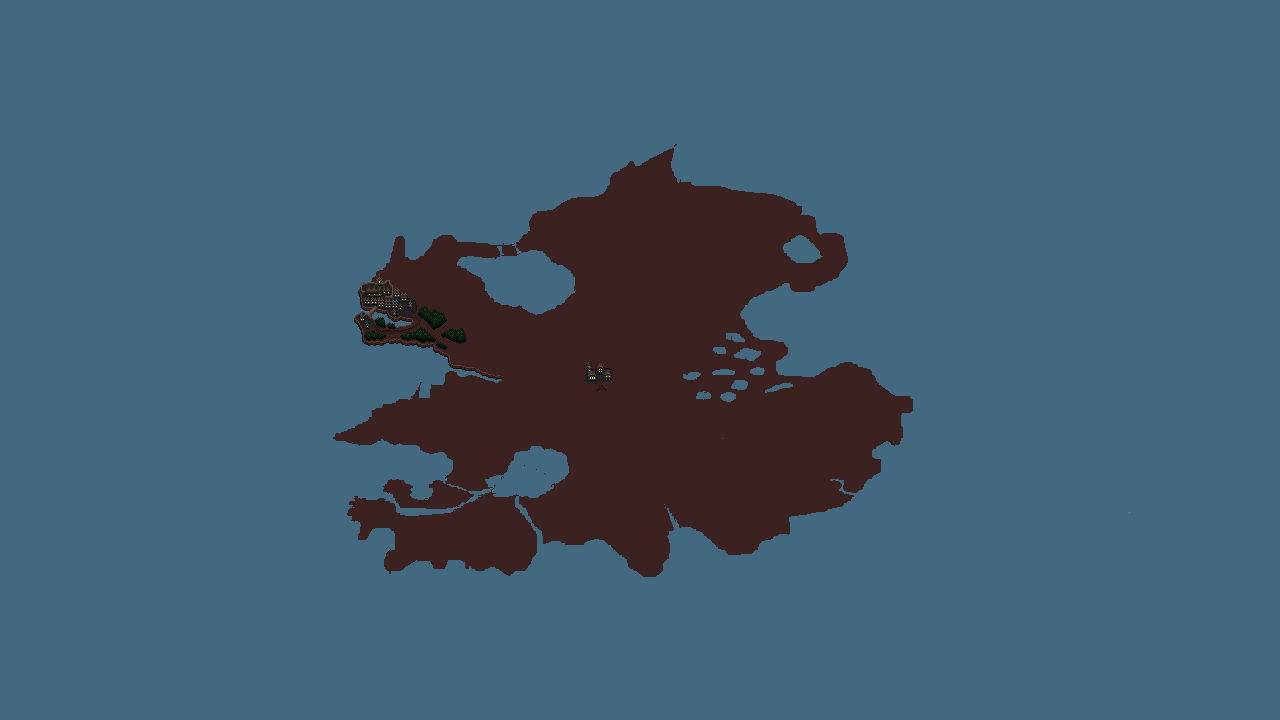
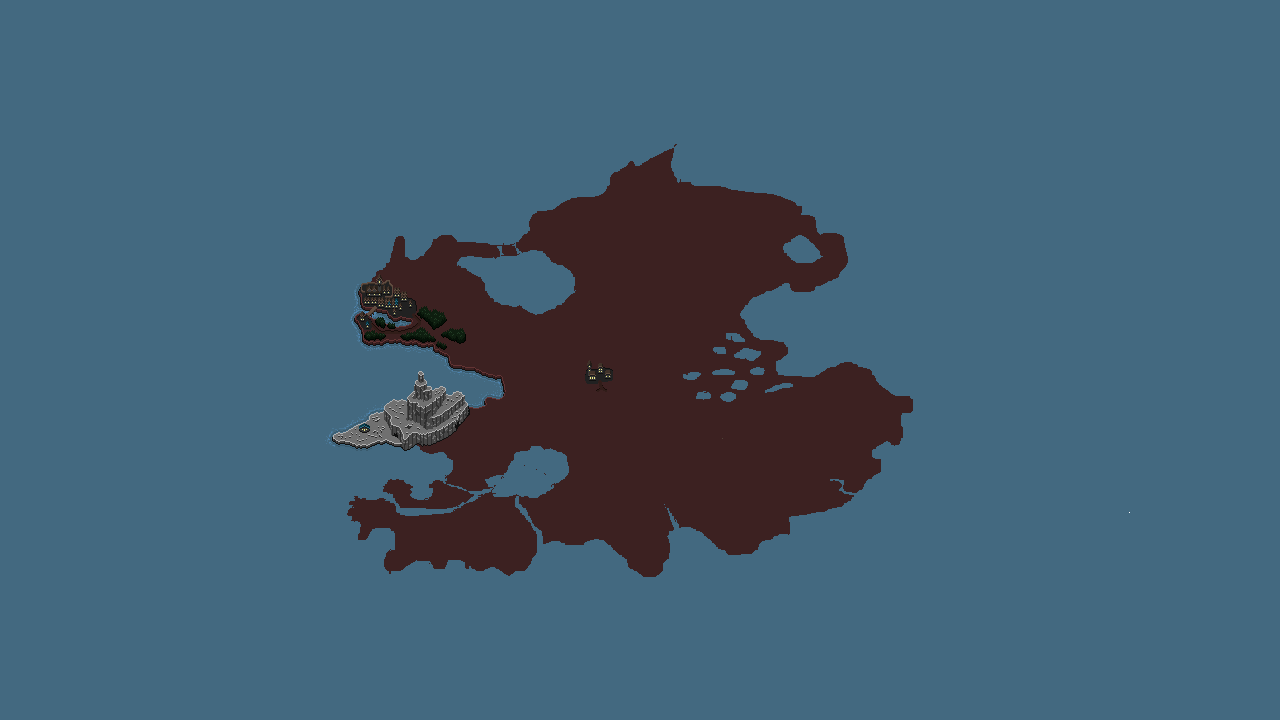
Layered file, before and after one edit (w=1280, h=720). Changes by layer:
added group "Group 6" with 1 layers in group "Group 5" over (332, 371, 470, 451)
added layer "Layer 16" in group "Group 6" over (332, 371, 470, 451)
painted on "Layer 5" over (469, 377, 506, 409)
painted on "base" over (340, 371, 505, 434)
added layer "Layer 15" above "Calque 1" over (325, 284, 503, 451)
